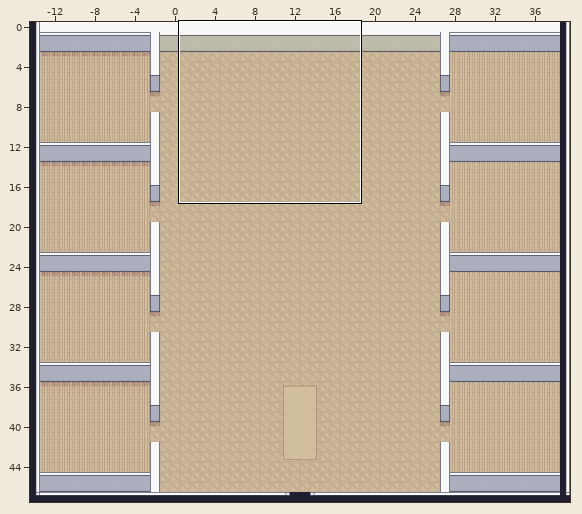
One commit to this Tiled map (JSON): office.tmj. The picture above shows the old version from afar; the outline marks the close-up.
Close-up. First the earlier version:
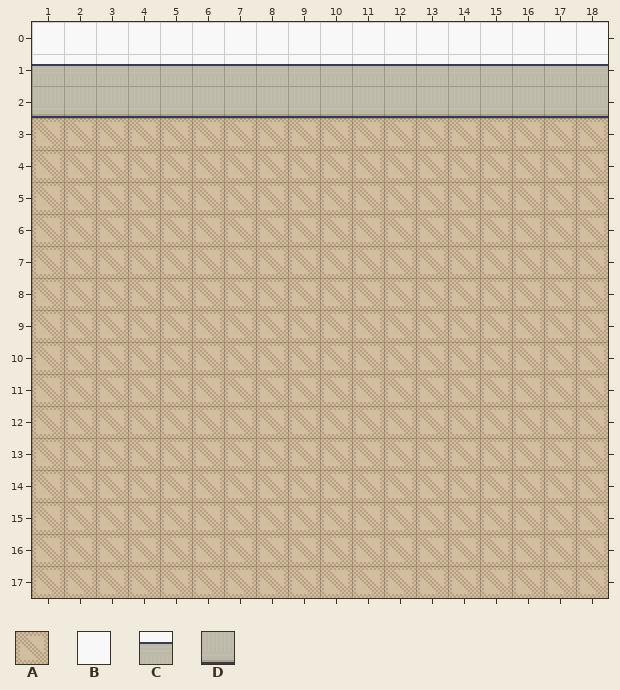
Cells are 32x32 px. Shown: x 1..18, y 0..17. The commit also changed other parts of the map, which this record leaves out. The old version is drawn lined up with the new one.
Key: from "modern_walls_and_floors": A 1641, B 1805, C 1925, D 1965.
_ is an empty cell, # one hidden under a higher layer.
Layers that did not change in this view are not listed.
Layer "floor" before, first column x 1:
 0 ##################
 1 ##################
 2 ##################
 3 AAAAAAAAAAAAAAAAAA
 4 AAAAAAAAAAAAAAAAAA
 5 AAAAAAAAAAAAAAAAAA
 6 AAAAAAAAAAAAAAAAAA
 7 AAAAAAAAAAAAAAAAAA
 8 AAAAAAAAAAAAAAAAAA
 9 AAAAAAAAAAAAAAAAAA
10 AAAAAAAAAAAAAAAAAA
11 AAAAAAAAAAAAAAAAAA
12 AAAAAAAAAAAAAAAAAA
13 AAAAAAAAAAAAAAAAAA
14 AAAAAAAAAAAAAAAAAA
15 AAAAAAAAAAAAAAAAAA
16 AAAAAAAAAAAAAAAAAA
17 AAAAAAAAAAAAAAAAAA
Layer "walls/walls1" before, first column x 1:
 0 BBBBBBBBBBBBBBBBBB
 1 CCCCCCCCCCCCCCCCCC
 2 DDDDDDDDDDDDDDDDDD
 3 __________________
 4 __________________
 5 __________________
 6 __________________
 7 __________________
 8 __________________
 9 __________________
10 __________________
11 __________________
12 __________________
13 __________________
14 __________________
15 __________________
16 __________________
17 __________________
The result:
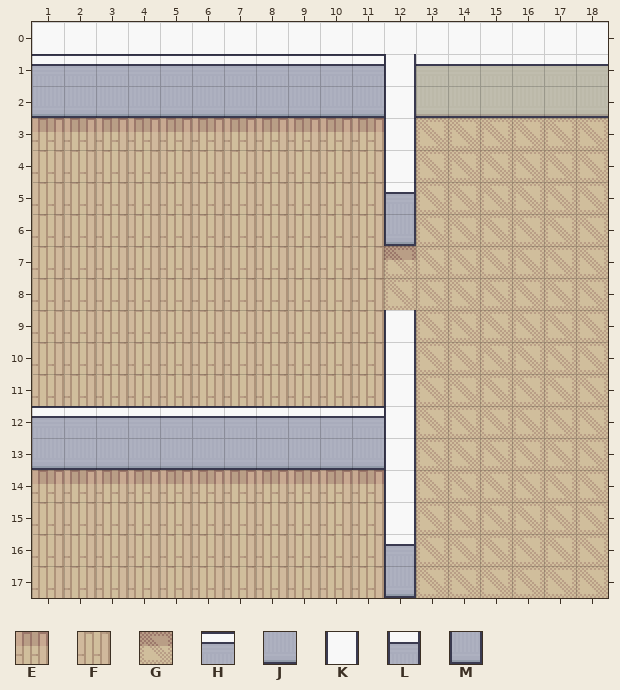
Further tiles: from "modern_walls_and_floors": E 1361, F 1401, G 1601, H 1801, J 1841, K 2008, L 2048, M 2088.
Difference:
map size 54x48 -> 40x48 cells (old content now starts at -14,0; both pictures use the new coordinates)
Layer "floor":
y 3: x 1..11 AAAAAAAAAAA -> EEEEEEEEEEE
y 4..6: x 1..11 AAAAAAAAAAA -> FFFFFFFFFFF
y 7: x 1..12 AAAAAAAAAAAA -> FFFFFFFFFFFG
y 8..11: x 1..11 AAAAAAAAAAA -> FFFFFFFFFFF
y 12..13: x 1..11 AAAAAAAAAAA -> ###########
y 14: x 1..11 AAAAAAAAAAA -> EEEEEEEEEEE
y 15..17: x 1..11 AAAAAAAAAAA -> FFFFFFFFFFF
Layer "walls/walls1":
y 1: x 1..12 CCCCCCCCCCCC -> HHHHHHHHHHHK
y 2: x 1..12 DDDDDDDDDDDD -> JJJJJJJJJJJK
y 3..4: x 12 _ -> K
y 5: x 12 _ -> L
y 6: x 12 _ -> M
y 9..11: x 12 _ -> K
y 12: x 1..12 ____________ -> HHHHHHHHHHHK
y 13: x 1..12 ____________ -> JJJJJJJJJJJK
y 14..15: x 12 _ -> K
y 16: x 12 _ -> L
y 17: x 12 _ -> M
